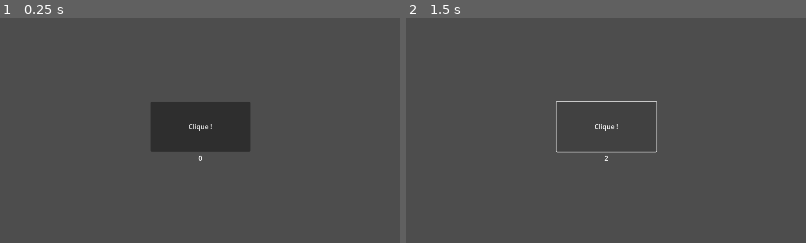
Above: before the commit, frames 1-2 (left to right).
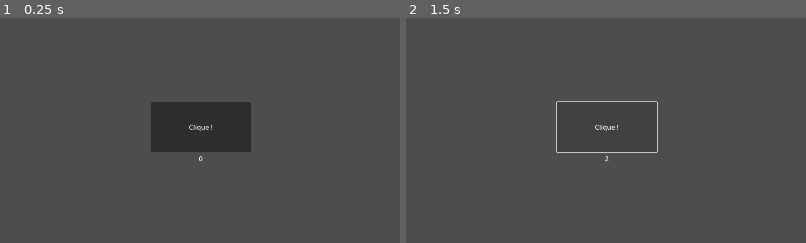
Above: after the commit, the same moments.

Repository: JulienGitAcc/Clicker-Test
Game: Godot game, scene res://main.tscn
Same seed, same stepped clock (60 frames per second), same inputs: the game is played once before the commit and once after it. The project has no main scene, so this scene is started directly.
Inputs:
- Up to frame 1 (0.25 s): no input
- Up to frame 2 (1.5 s): click "Clique !" at 0.5 s; click "Clique !" at 1.25 s
The pictures show only the part of the screen within x 25-75%, y 24-74%; the shares and areas given below are measured in that part.
In our replay, the window is 799x449 before the commit and 800x450 after it. These sizes can differ from the game's own. Grey fills any space a smaller window leaves; there, only what the larger window draws over its background counts as a difference.

The runs differ from the first frame. In frame 1, 0.1% of the frame differs, in the area x 47-63%, y 47-64%; in frame 2, 0.5%, in the area x 37-63%, y 36-64%.

Commit message:
ajout d'un texte d'info

Diff:
--- a/main.gd
+++ b/main.gd
@@ -14,6 +14,7 @@
 @onready var hitmarker_template = $HitMarker
 @onready var info_logo1 = $Info
 @onready var info_1 = $Info/Area2D
+@onready var info_label = $Info/RichTextLabel
 
 
 func _ready() -> void:
@@ -48,10 +49,12 @@
 
 
 func _on_Info_1_entered() -> void:
-	print("entrée!")
+	info_label.visible = true
+	info_label.position = get_global_mouse_position()
+
 
 func _on_Info_1_exited() -> void:
-	print("sortie")
+	info_label.visible = false
 
 
 func _on_UpgradeButton1_pressed() -> void:
--- a/main.tscn
+++ b/main.tscn
@@ -131,3 +131,13 @@
 [node name="CollisionShape2D" type="CollisionShape2D" parent="Info/Area2D"]
 position = Vector2(0, -1)
 shape = SubResource("CircleShape2D_h2yge")
+
+[node name="RichTextLabel" type="RichTextLabel" parent="Info"]
+visible = false
+offset_right = 40.0
+offset_bottom = 40.0
+text = "TESTTESTRTESTESTE
+
+fdksokdf
+
+FQSDF"
--- a/project.godot
+++ b/project.godot
@@ -18,6 +18,7 @@
 
 window/size/viewport_width=1920
 window/size/viewport_height=1080
+window/stretch/mode="viewport"
 
 [rendering]
 
